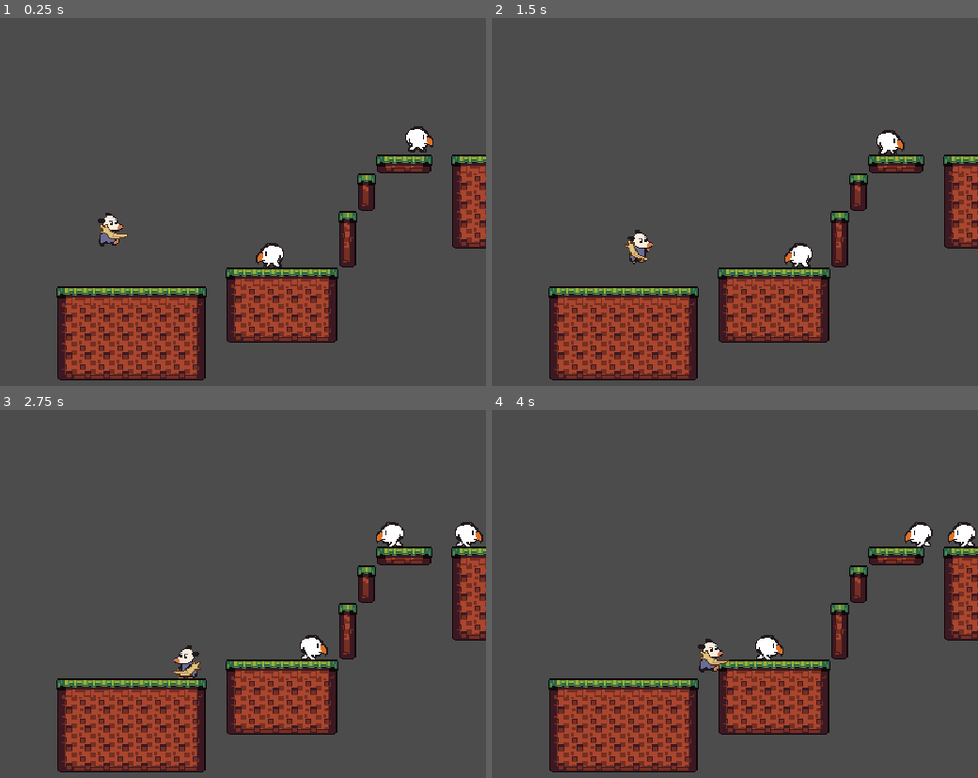
Above: before the commit, frames 1-4 (two rows, left to right).
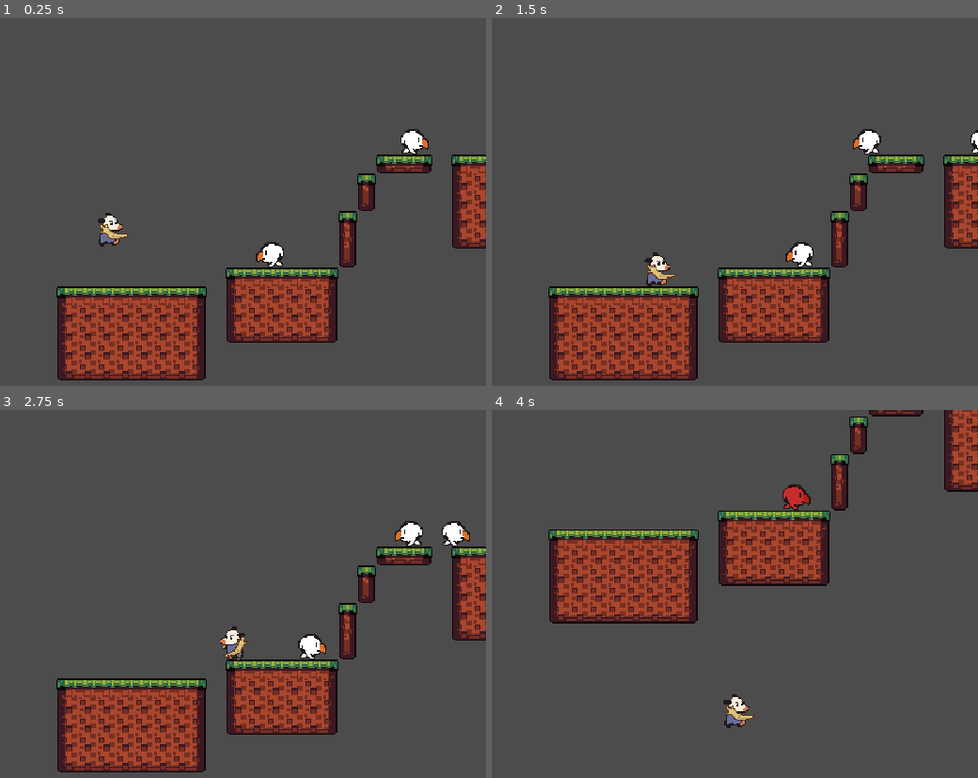
Above: after the commit, the same moments.

Repository: andhedrew/Didelphis
Game: Godot game, scene res://World.tscn
Same seed, same stepped clock (60 frames per second), same inputs: the game is played once before the commit and once after it.
Inputs:
- Up to frame 1 (0.25 s): no input
- Up to frame 2 (1.5 s): hold D (right) from 0.53 s (still down); tap X (attack) at 0.6 s; tap Z (jump) at 0.77, 0.8, 1.07, 1.35 s
- Up to frame 3 (2.75 s): tap Z (jump) at 1.52, 1.82, 2.3 s; tap X (attack) at 1.55, 2.1 s; release D (right) at 2.03 s; hold A (left) from 2.03 s (still down)
- Up to frame 4 (4 s): release A (left) at 2.78 s; hold D (right) from 2.78 s (still down); tap X (attack) at 2.85 s; tap Z (jump) at 3.02, 3.32, 3.6, 3.77 s

The runs differ from the first frame. In frame 1, 0.4% of the frame differs, in the area x 52-90%, y 29-68%; in frame 2, 1.4%; in frame 3, 1.7%; in frame 4, 32%, in the area x 11-100%, y 0-99%.

Commit message:
Maybe about to do something unwise.

Diff:
--- a/Actors/Player.tscn
+++ b/Actors/Player.tscn
@@ -1,7 +1,7 @@
 [gd_scene load_steps=22 format=2]
 
 [ext_resource path="res://Hitboxes/TakeDamageBox.tscn" type="PackedScene" id=1]
-[ext_resource path="res://Animations/PlayerSprite.gd" type="Script" id=2]
+[ext_resource path="res://Animations/PlayerAnimationController.gd" type="Script" id=2]
 [ext_resource path="res://Actors/player.gd" type="Script" id=3]
 [ext_resource path="res://Sprites/Player.png" type="Texture" id=4]
 [ext_resource path="res://Sprites/player_weapon_claw.png" type="Texture" id=5]
--- /dev/null
+++ b/Actors/enemies/BaseEnemy.gd
@@ -0,0 +1,108 @@
+extends KinematicBody2D
+class_name BaseEnemy
+
+signal died
+
+enum {IDLE, WALK, JUMP, FALL, DEAD, ATTACK, DAMAGED}
+var state := WALK
+enum {RIGHT, DOWN, LEFT, UP}
+var facing := RIGHT
+
+export(StreamTexture) var spritesheet
+export var damage := 1
+export var health := 3
+var velocity := Vector2.ZERO
+
+var direction:= Vector2.RIGHT
+export var max_move_speed := 25
+export var acceleration := 5
+export var acceleration_in_air := 5
+export var jump_height := 40
+var invulnerable := false
+export var gravity := 3.9
+export var max_fall_speed := 250
+
+onready var hitbox:= $hitbox
+onready var ledge_check_right := $ledge_check_right
+onready var ledge_check_left := $ledge_check_left
+onready var animation_player := $Model/AnimationPlayer
+onready var effects_player := $Model/EffectsPlayer
+
+func _ready() -> void:
+	pass
+	#assert(spritesheet, "%s needs a spritesheet" % [name])
+
+
+func _physics_process(delta):
+	switch_state()
+
+func move() -> void:
+	velocity = move_and_slide(velocity, Vector2.UP)
+
+func take_damage(amount: int, damaging_hitbox) -> void:
+	state = DAMAGED
+	health -= amount
+	velocity = (self.global_position - damaging_hitbox.global_position) * damaging_hitbox.knockback_force
+	velocity.y = jump_height*0.5
+	effects_player.play("take_damage")
+	$InvulnerableTimer.start()
+	if health <= 0:
+		die()
+
+
+func die() -> void:
+	emit_signal("died")
+	visible = false
+
+	hitbox.queue_free()
+	collision_layer = 0
+	collision_mask = 0
+	set_physics_process(false)
+
+	#die_sound.pitch_scale = rand_range(0.95, 1.05)
+	#die_sound.play()
+	#yield(die_sound, "finished")
+	queue_free()
+
+
+func apply_acceleration(amount):
+	if is_on_floor():
+		velocity.x = move_toward(velocity.x, max_move_speed * amount, acceleration)
+	else:
+		velocity.x = move_toward(velocity.x, max_move_speed * amount, acceleration_in_air)
+
+func switch_state() -> void :
+	if state == IDLE: idle_state()
+	elif state == WALK: walk_state()
+	elif state == JUMP: jump_state()
+	elif state == ATTACK: attack_state()
+	elif state == DEAD: dead_state()
+	elif state == FALL: fall_state()
+	elif state == DAMAGED: damaged_state()
+
+
+func idle_state():
+	pass
+
+func walk_state():
+	pass
+
+
+func  jump_state():
+	pass
+
+
+func  attack_state():
+	pass
+
+
+func  dead_state():
+	pass
+
+
+func  fall_state():
+	pass
+
+
+func  damaged_state():
+	pass
--- a/Actors/enemies/Enemy.gd
+++ /dev/null
@@ -1,2 +0,0 @@
-extends KinematicBody2D
-class_name Enemy
--- a/Actors/enemies/Enemy.tscn
+++ /dev/null
@@ -1,9 +0,0 @@
-[gd_scene load_steps=3 format=2]
-
-[ext_resource path="res://actors/enemies/Enemy.gd" type="Script" id=1]
-[ext_resource path="res://hitboxes/hurtbox.tscn" type="PackedScene" id=2]
-
-[node name="KinematicBody2D" type="KinematicBody2D"]
-script = ExtResource( 1 )
-
-[node name="Area2D" parent="." instance=ExtResource( 2 )]
--- a/Actors/enemies/Mushroom.gd
+++ /dev/null
@@ -1,46 +0,0 @@
-extends Enemy
-
-var direction:= Vector2.RIGHT
-var velocity := Vector2.ZERO
-const SPEED := 25
-var health := 4
-var invulnerable := false
-export var gravity := 3.9
-export var max_fall_speed := 250
-
-onready var ledge_check_right := $ledge_check_right
-onready var ledge_check_left := $ledge_check_left
-onready var animated_sprite := $AnimatedSprite
-
-# Called when the node enters the scene tree for the first time.
-func _ready():
-	pass # Replace with function body.
-
-func _physics_process(delta):
-	var found_wall := is_on_wall()
-	var found_ledge = not ledge_check_right.is_colliding() or not ledge_check_left.is_colliding()
-	animated_sprite.play("walk")
-	if found_wall or found_ledge:
-		direction *= -1
-		animated_sprite.flip_h = !animated_sprite.flip_h
-
-	velocity = direction * SPEED
-	apply_gravity()
-	move_and_slide(velocity, Vector2.UP)
-
-	if invulnerable and $InvulnerableTimer.is_stopped():
-		invulnerable = false
-
-	if health < 0:
-		queue_free()
-
-
-func when_hitbox_area_entered(hitbox):
-	if hitbox is HitBox:
-		health = health - 1
-		$InvulnerableTimer.start()
-
-
-func apply_gravity():
-	velocity.y += gravity
-	velocity.y = min(velocity.y, max_fall_speed)
--- a/Actors/enemies/Mushroom.tscn
+++ /dev/null
@@ -1,100 +0,0 @@
-[gd_scene load_steps=13 format=2]
-
-[ext_resource path="res://Sprites/Paroot.png" type="Texture" id=1]
-[ext_resource path="res://actors/enemies/Mushroom.gd" type="Script" id=2]
-[ext_resource path="res://hitboxes/TakeDamageBox.tscn" type="PackedScene" id=3]
-[ext_resource path="res://hitboxes/hitbox.tscn" type="PackedScene" id=4]
-
-[sub_resource type="AtlasTexture" id=1]
-region = Rect2( 112, 16, 16, 16 )
-
-[sub_resource type="AtlasTexture" id=11]
-atlas = ExtResource( 1 )
-region = Rect2( 0, 0, 32, 32 )
-
-[sub_resource type="AtlasTexture" id=12]
-atlas = ExtResource( 1 )
-region = Rect2( 32, 0, 32, 32 )
-
-[sub_resource type="AtlasTexture" id=13]
-atlas = ExtResource( 1 )
-region = Rect2( 64, 0, 32, 32 )
-
-[sub_resource type="SpriteFrames" id=7]
-animations = [ {
-"frames": [ SubResource( 1 ) ],
-"loop": true,
-"name": "hurt",
-"speed": 5.0
-}, {
-"frames": [ SubResource( 11 ) ],
-"loop": true,
-"name": "idle",
-"speed": 5.0
-}, {
-"frames": [ SubResource( 12 ), SubResource( 13 ) ],
-"loop": true,
-"name": "walk",
-"speed": 10.0
-} ]
-
-[sub_resource type="RectangleShape2D" id=8]
-extents = Vector2( 9, 9.5 )
-
-[sub_resource type="RectangleShape2D" id=9]
-extents = Vector2( 9.5, 10 )
-
-[sub_resource type="RectangleShape2D" id=10]
-extents = Vector2( 9.5, 8.5 )
-
-[node name="Paroot" type="KinematicBody2D"]
-collision_layer = 4
-collision_mask = 5
-script = ExtResource( 2 )
-
-[node name="AnimatedSprite" type="AnimatedSprite" parent="."]
-position = Vector2( -1, -13 )
-frames = SubResource( 7 )
-animation = "idle"
-
-[node name="CollisionShape2D" type="CollisionShape2D" parent="."]
-position = Vector2( -2, -9.5 )
-shape = SubResource( 8 )
-
-[node name="ledge_check_right" type="RayCast2D" parent="."]
-position = Vector2( 1, -1 )
-enabled = true
-cast_to = Vector2( 0, 2 )
-
-[node name="ledge_check_left" type="RayCast2D" parent="."]
-position = Vector2( -1, -1 )
-enabled = true
-cast_to = Vector2( 0, 2 )
-
-[node name="hurtbox" parent="." instance=ExtResource( 3 )]
-collision_layer = 4
-collision_mask = 8
-monitorable = false
-
-[node name="CollisionShape2D" parent="hurtbox" index="0"]
-position = Vector2( -1.5, -10 )
-shape = SubResource( 9 )
-
-[node name="hitbox" parent="." instance=ExtResource( 4 )]
-collision_layer = 16
-collision_mask = 2
-monitoring = false
-damage = 1
-knockback_force = 5.0
-
-[node name="CollisionShape2D" parent="hitbox" index="0"]
-position = Vector2( -1.5, -8.5 )
-shape = SubResource( 10 )
-
-[node name="InvulnerableTimer" type="Timer" parent="."]
-wait_time = 0.5
-
-[connection signal="area_entered" from="hurtbox" to="." method="when_hitbox_area_entered"]
-
-[editable path="hurtbox"]
-[editable path="hitbox"]
--- /dev/null
+++ b/Actors/enemies/Paroot.gd
@@ -0,0 +1,57 @@
+extends BaseEnemy
+
+var flipped := false
+func _ready():
+	pass
+
+func _physics_process(delta):
+	pass
+	if invulnerable and $InvulnerableTimer.is_stopped():
+		invulnerable = false
+
+
+func when_hitbox_area_entered(hitbox):
+	if hitbox is HitBox:
+		take_damage(hitbox.damage, hitbox)
+
+func apply_gravity():
+	velocity.y += gravity
+	velocity.y = min(velocity.y, max_fall_speed)
+
+func idle_state():
+	pass
+
+func walk_state():
+	var found_wall := is_on_wall()
+	var found_ledge = not ledge_check_right.is_colliding() or not ledge_check_left.is_colliding()
+	animation_player.play("walk")
+	if found_wall or found_ledge:
+		if not flipped:
+			direction *= -1
+			transform.x.x *= -1
+			flipped = true
+	else:
+		flipped = false
+	apply_acceleration(direction.x)
+	apply_gravity()
+	move()
+
+
+func  jump_state():
+	pass
+
+
+func  attack_state():
+	pass
+
+
+func  dead_state():
+	pass
+
+
+func  fall_state():
+	pass
+
+
+func  damaged_state():
+	pass
--- /dev/null
+++ b/Actors/enemies/Paroot.tscn
@@ -0,0 +1,134 @@
+[gd_scene load_steps=11 format=2]
+
+[ext_resource path="res://Sprites/Paroot.png" type="Texture" id=1]
+[ext_resource path="res://actors/enemies/Paroot.gd" type="Script" id=2]
+[ext_resource path="res://hitboxes/TakeDamageBox.tscn" type="PackedScene" id=3]
+[ext_resource path="res://hitboxes/hitbox.tscn" type="PackedScene" id=4]
+
+[sub_resource type="RectangleShape2D" id=8]
+extents = Vector2( 9, 9.5 )
+
+[sub_resource type="RectangleShape2D" id=9]
+extents = Vector2( 9.5, 10 )
+
+[sub_resource type="RectangleShape2D" id=10]
+extents = Vector2( 9.5, 8.5 )
+
+[sub_resource type="Animation" id=13]
+resource_name = "walk"
+length = 0.4
+tracks/0/type = "value"
+tracks/0/path = NodePath("Model:frame")
+tracks/0/interp = 1
+tracks/0/loop_wrap = true
+tracks/0/imported = false
+tracks/0/enabled = true
+tracks/0/keys = {
+"times": PoolRealArray( 0, 0.2 ),
+"transitions": PoolRealArray( 1, 1 ),
+"update": 1,
+"values": [ 1, 2 ]
+}
+
+[sub_resource type="Animation" id=11]
+length = 0.001
+tracks/0/type = "value"
+tracks/0/path = NodePath(".:modulate")
+tracks/0/interp = 1
+tracks/0/loop_wrap = true
+tracks/0/imported = false
+tracks/0/enabled = true
+tracks/0/keys = {
+"times": PoolRealArray( 0 ),
+"transitions": PoolRealArray( 1 ),
+"update": 0,
+"values": [ Color( 1, 1, 1, 1 ) ]
+}
+
+[sub_resource type="Animation" id=12]
+resource_name = "take_damage"
+tracks/0/type = "value"
+tracks/0/path = NodePath(".:modulate")
+tracks/0/interp = 1
+tracks/0/loop_wrap = true
+tracks/0/imported = false
+tracks/0/enabled = true
+tracks/0/keys = {
+"times": PoolRealArray( 0, 0.1, 0.2, 0.3, 0.4, 1 ),
+"transitions": PoolRealArray( 1, 1, 1, 1, 1, 1 ),
+"update": 1,
+"values": [ Color( 0.92549, 0.211765, 0.211765, 1 ), Color( 0.92549, 0.211765, 0.211765, 0 ), Color( 0.92549, 0.211765, 0.211765, 1 ), Color( 0.92549, 0.211765, 0.211765, 0 ), Color( 0.92549, 0.14902, 0.14902, 0.780392 ), Color( 1, 1, 1, 1 ) ]
+}
+tracks/1/type = "value"
+tracks/1/path = NodePath("Model:modulate")
+tracks/1/interp = 1
+tracks/1/loop_wrap = true
+tracks/1/imported = false
+tracks/1/enabled = true
+tracks/1/keys = {
+"times": PoolRealArray( 0, 1 ),
+"transitions": PoolRealArray( 1, 1 ),
+"update": 0,
+"values": [ Color( 1, 0, 0, 1 ), Color( 1, 1, 1, 1 ) ]
+}
+
+[node name="Paroot" type="KinematicBody2D"]
+collision_layer = 4
+collision_mask = 5
+script = ExtResource( 2 )
+
+[node name="CollisionShape2D" type="CollisionShape2D" parent="."]
+position = Vector2( -2, -9.5 )
+shape = SubResource( 8 )
+
+[node name="ledge_check_right" type="RayCast2D" parent="."]
+position = Vector2( 1, -1 )
+enabled = true
+cast_to = Vector2( 0, 2 )
+
+[node name="ledge_check_left" type="RayCast2D" parent="."]
+position = Vector2( -1, -1 )
+enabled = true
+cast_to = Vector2( 0, 2 )
+
+[node name="hurtbox" parent="." instance=ExtResource( 3 )]
+collision_layer = 4
+collision_mask = 8
+monitorable = false
+
+[node name="CollisionShape2D" parent="hurtbox" index="0"]
+position = Vector2( -1.5, -10 )
+shape = SubResource( 9 )
+
+[node name="hitbox" parent="." instance=ExtResource( 4 )]
+collision_layer = 16
+collision_mask = 2
+monitoring = false
+knockback_force = 5.0
+
+[node name="CollisionShape2D" parent="hitbox" index="0"]
+position = Vector2( -1.5, -8.5 )
+shape = SubResource( 10 )
+
+[node name="InvulnerableTimer" type="Timer" parent="."]
+wait_time = 0.5
+
+[node name="Model" type="Node2D" parent="."]
+
+[node name="Model" type="Sprite" parent="Model"]
+position = Vector2( 0, -14 )
+texture = ExtResource( 1 )
+hframes = 3
+
+[node name="AnimationPlayer" type="AnimationPlayer" parent="Model"]
+anims/walk = SubResource( 13 )
+
+[node name="EffectsPlayer" type="AnimationPlayer" parent="Model"]
+root_node = NodePath("../..")
+anims/RESET = SubResource( 11 )
+anims/take_damage = SubResource( 12 )
+
+[connection signal="area_entered" from="hurtbox" to="." method="when_hitbox_area_entered"]
+
+[editable path="hurtbox"]
+[editable path="hitbox"]
--- a/Actors/player.gd
+++ b/Actors/player.gd
@@ -156,6 +156,7 @@
 
 
 func attack_state(input):
+	var jump :=  Input.is_action_just_pressed("jump")
 	if state_timer < 1:
 		GameEvents.emit_signal("player_attacked")
 	velocity = move_and_slide(velocity, Vector2.UP)
@@ -164,6 +165,9 @@
 
 	if state_timer > 20:
 		state = IDLE
+
+	if jump:
+		state = JUMP
 
 
 func dead_state():
--- a/Animations/AnimatingSprite.tscn
+++ /dev/null
@@ -1,146 +0,0 @@
-[gd_scene load_steps=11 format=2]
-
-[ext_resource path="res://Animations/PlayerSprite.gd" type="Script" id=1]
-[ext_resource path="res://Sprites/Player.png" type="Texture" id=2]
-
-[sub_resource type="Animation" id=6]
-resource_name = "fall"
-tracks/0/type = "value"
-tracks/0/path = NodePath(".:frame")
-tracks/0/interp = 1
-tracks/0/loop_wrap = true
-tracks/0/imported = false
-tracks/0/enabled = true
-tracks/0/keys = {
-"times": PoolRealArray( 0 ),
-"transitions": PoolRealArray( 1 ),
-"update": 1,
-"values": [ 6 ]
-}
-
-[sub_resource type="Animation" id=7]
-resource_name = "fall_looking_up"
-tracks/0/type = "value"
-tracks/0/path = NodePath(".:frame")
-tracks/0/interp = 1
-tracks/0/loop_wrap = true
-tracks/0/imported = false
-tracks/0/enabled = true
-tracks/0/keys = {
-"times": PoolRealArray( 0 ),
-"transitions": PoolRealArray( 1 ),
-"update": 1,
-"values": [ 12 ]
-}
-
-[sub_resource type="Animation" id=2]
-resource_name = "idle"
-tracks/0/type = "value"
-tracks/0/path = NodePath(".:frame")
-tracks/0/interp = 1
-tracks/0/loop_wrap = true
-tracks/0/imported = false
-tracks/0/enabled = true
-tracks/0/keys = {
-"times": PoolRealArray( 0 ),
-"transitions": PoolRealArray( 1 ),
-"update": 1,
-"values": [ 0 ]
-}
-
-[sub_resource type="Animation" id=4]
-resource_name = "idle_looking_up"
-tracks/0/type = "value"
-tracks/0/path = NodePath(".:frame")
-tracks/0/interp = 1
-tracks/0/loop_wrap = true
-tracks/0/imported = false
-tracks/0/enabled = true
-tracks/0/keys = {
-"times": PoolRealArray( 0 ),
-"transitions": PoolRealArray( 1 ),
-"update": 1,
-"values": [ 3 ]
-}
-
-[sub_resource type="Animation" id=8]
-resource_name = "jump"
-tracks/0/type = "value"
-tracks/0/path = NodePath(".:frame")
-tracks/0/interp = 1
-tracks/0/loop_wrap = true
-tracks/0/imported = false
-tracks/0/enabled = true
-tracks/0/keys = {
-"times": PoolRealArray( 0 ),
-"transitions": PoolRealArray( 1 ),
-"update": 1,
-"values": [ 7 ]
-}
-
-[sub_resource type="Animation" id=9]
-resource_name = "jump_looking_up"
-tracks/0/type = "value"
-tracks/0/path = NodePath(".:frame")
-tracks/0/interp = 1
-tracks/0/loop_wrap = true
-tracks/0/imported = false
-tracks/0/enabled = true
-tracks/0/keys = {
-"times": PoolRealArray( 0 ),
-"transitions": PoolRealArray( 1 ),
-"update": 1,
-"values": [ 13 ]
-}
-
-[sub_resource type="Animation" id=3]
-resource_name = "walk"
-length = 0.8
-tracks/0/type = "value"
-tracks/0/path = NodePath(".:frame")
-tracks/0/interp = 1
-tracks/0/loop_wrap = true
-tracks/0/imported = false
-tracks/0/enabled = true
-tracks/0/keys = {
-"times": PoolRealArray( 0, 0.2, 0.4, 0.6 ),
-"transitions": PoolRealArray( 1, 1, 1, 1 ),
-"update": 1,
-"values": [ 6, 0, 7, 0 ]
-}
-
-[sub_resource type="Animation" id=5]
-resource_name = "walk_looking_up"
-length = 0.8
-tracks/0/type = "value"
-tracks/0/path = NodePath(".:frame")
-tracks/0/interp = 1
-tracks/0/loop_wrap = true
-tracks/0/imported = false
-tracks/0/enabled = true
-tracks/0/keys = {
-"times": PoolRealArray( 0, 0.2, 0.4, 0.6 ),
-"transitions": PoolRealArray( 1, 1, 1, 1 ),
-"update": 1,
-"values": [ 7, 3, 7, 3 ]
-}
-
-[node name="AnimatingSprite" type="Node2D"]
-position = Vector2( -2, -14 )
-
-[node name="Model" type="Sprite" parent="."]
-texture = ExtResource( 2 )
-hframes = 3
-vframes = 5
-frame = 7
-script = ExtResource( 1 )
-
-[node name="AnimationPlayer" type="AnimationPlayer" parent="Model"]
-anims/fall = SubResource( 6 )
-anims/fall_looking_up = SubResource( 7 )
-anims/idle = SubResource( 2 )
-anims/idle_looking_up = SubResource( 4 )
-anims/jump = SubResource( 8 )
-anims/jump_looking_up = SubResource( 9 )
-anims/walk = SubResource( 3 )
-anims/walk_looking_up = SubResource( 5 )
--- a/Hitboxes/Hitbox.gd
+++ b/Hitboxes/Hitbox.gd
@@ -1,8 +1,8 @@
 extends Area2D
 class_name HitBox
 
-export(int) var damage
-export(float) var knockback_force
+export(int) var damage := 1
+export(float) var knockback_force := 3
 
 func _ready():
 	pass
--- a/Weapons/Projectiles/projectile.tscn
+++ b/Weapons/Projectiles/projectile.tscn
@@ -43,7 +43,6 @@
 [node name="Hitbox" parent="." instance=ExtResource( 3 )]
 collision_layer = 8
 collision_mask = 4
-damage = 1
 
 [node name="CollisionShape2D" parent="Hitbox" index="0"]
 shape = SubResource( 4 )
--- a/World.tscn
+++ b/World.tscn
@@ -4,7 +4,7 @@
 [ext_resource path="res://Weapons/BaseWeapon.tscn" type="PackedScene" id=2]
 [ext_resource path="res://Tileset.tres" type="TileSet" id=3]
 [ext_resource path="res://World.gd" type="Script" id=4]
-[ext_resource path="res://Actors/enemies/Mushroom.tscn" type="PackedScene" id=5]
+[ext_resource path="res://Actors/enemies/Paroot.tscn" type="PackedScene" id=5]
 [ext_resource path="res://Weapons/Projectiles/projectile.tscn" type="PackedScene" id=6]
 
 [node name="World" type="Node"]
--- a/project.godot
+++ b/project.godot
@@ -15,9 +15,9 @@
 "path": "res://Actors/actor.gd"
 }, {
 "base": "KinematicBody2D",
-"class": "Enemy",
+"class": "BaseEnemy",
 "language": "GDScript",
-"path": "res://Actors/enemies/Enemy.gd"
+"path": "res://Actors/enemies/BaseEnemy.gd"
 }, {
 "base": "Area2D",
 "class": "HitBox",
@@ -36,7 +36,7 @@
 } ]
 _global_script_class_icons={
 "Actor": "",
-"Enemy": "",
+"BaseEnemy": "",
 "HitBox": "",
 "HurtBox": "",
 "Weapon": ""
Renamed: Animations/PlayerSprite.gd -> Animations/PlayerAnimationController.gd
